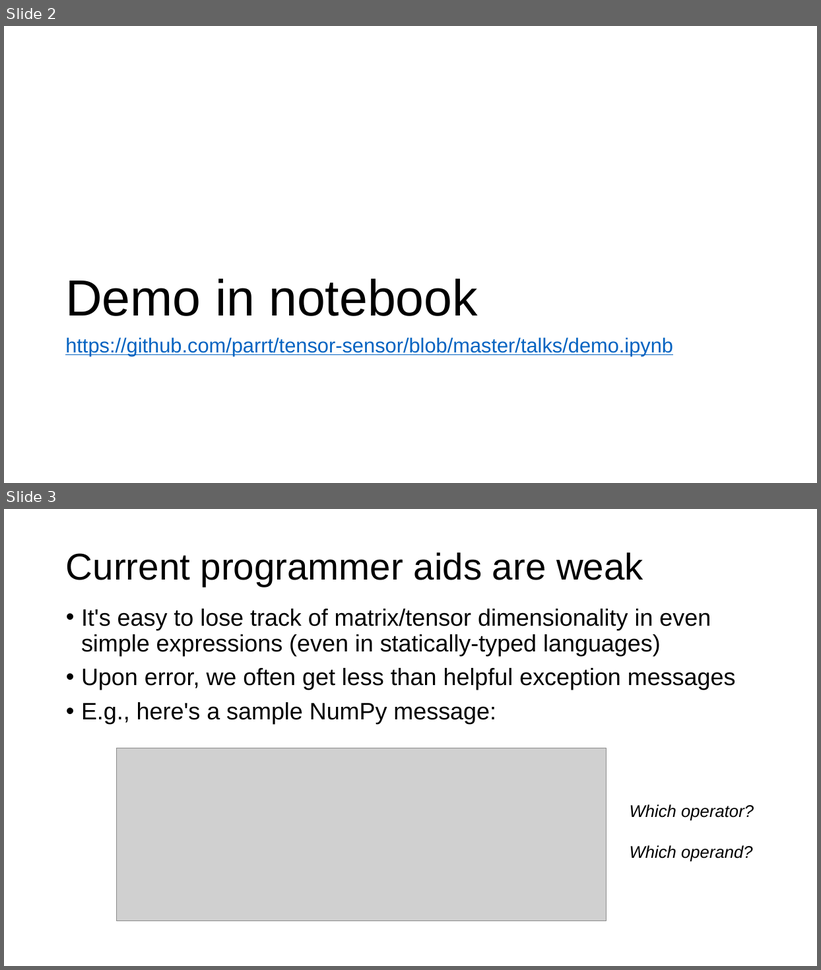
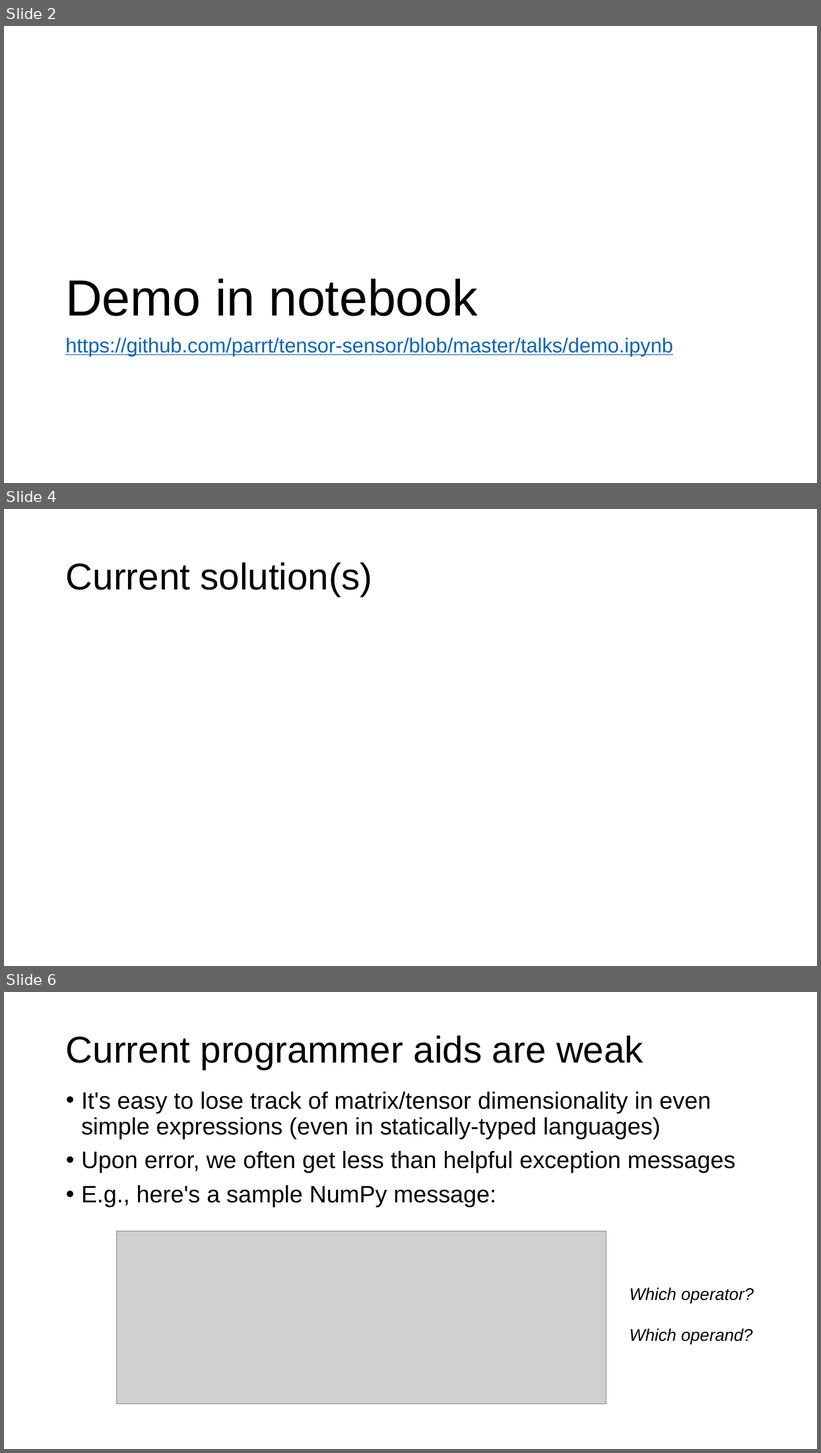
Before and after one commit to parrt/tensor-sensor, a slide deck: talks/tensor-sensor.pptx. Shown one above the other, each under a label of ours: slides 2 and 3 before the commit, slides 2, 4 and 6 after it; the slides between them are not shown. The pictures are 821x970 and 821x1453 pixels, drawn with LibreOffice and Linux fonts; fonts in the diff are those of the drawing; grey boxes stand for pictures; background and template pictures are left out. Boxes give left, top, right and bottom in pixels: in the first picture for what was removed or moved away, otherwise in the second. Text is boxed around its words. In the diff, an @@ line names an element or a change of style, - is before the commit and + after.

```diff
--- a/talks/tensor-sensor.pptx
+++ b/talks/tensor-sensor.pptx
@@ slide 4 added at box(4, 509, 817, 966), background #FFFFFF @@
@@ title added at box(66, 562, 372, 596), 44 pt, text #000000 @@
+Current solution(s)
@@ what was slide 3 is now slide 6 @@
```
Also in this commit, not shown: 2 other slides added, 1 other file.
